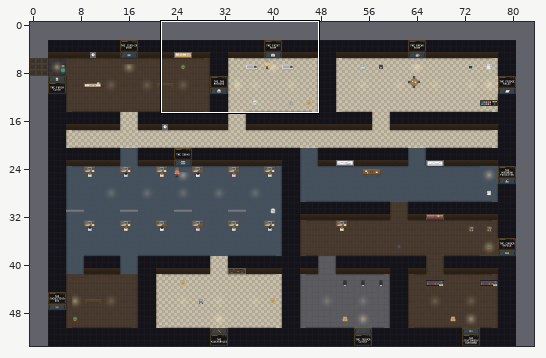
Tiled map (JSON), stored at maps/officefloor.tmj. The picture above shows the old version from afar; the outline marks the close-up.
Close-up. Before the edit:
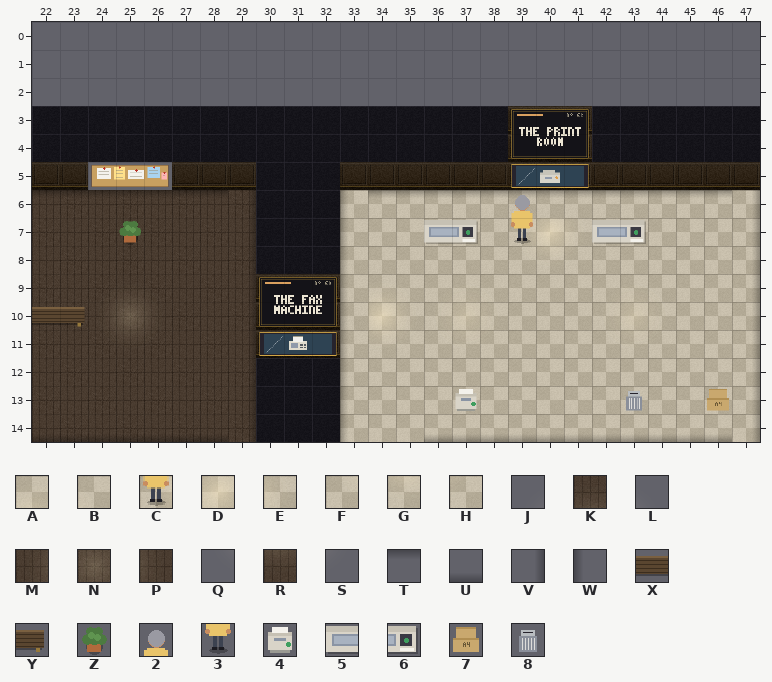
Cells are 32x32 px. Shown: x 22..47, y 0..14. The commit also changed other parts of the map, which this record leaves out.
Key: from "Chunk 1": A 17, B 18, C 19, D 20, E 21, F 22, G 23, H 24, J 25, K 26, L 27, M 28, N 29, P 30, Q 31, R 32, S 33, T 34, U 37, V 40, W 43, X 164, Y 165, Z 166, 2 169, 3 170, 4 193, 5 194, 6 195, 7 198, 8 229.
_ is an empty cell.
Layers that did not change in this view are not listed.
Layer "decor" before, first column x 22:
 0 __________________________
 1 __________________________
 2 __________________________
 3 __________________________
 4 __________________________
 5 __________________________
 6 TTTTTTTV___WTTTTTTTTTTTTTV
 7 _______V___W_____CDE_____V
 8 _______V___W_____FGH_____V
 9 __JKL__V___WABJKL___JKL__V
10 __MNP__V___WDEMNP___MNP__V
11 __QRS__V___WGHQRS___QRS__V
12 _______V___W_____________V
13 _______V___W_____________V
14 UUUUUUUV___W__UUUUUUUUUUUV
Layer "props" before, first column x 22:
 0 __________________________
 1 __________________________
 2 __________________________
 3 __________________________
 4 __________________________
 5 __________________________
 6 _________________2________
 7 ___Z__________56_3__56____
 8 __________________________
 9 __________________________
10 XY________________________
11 __________________________
12 __________________________
13 _______________4_____8__7_
14 __________________________
New version:
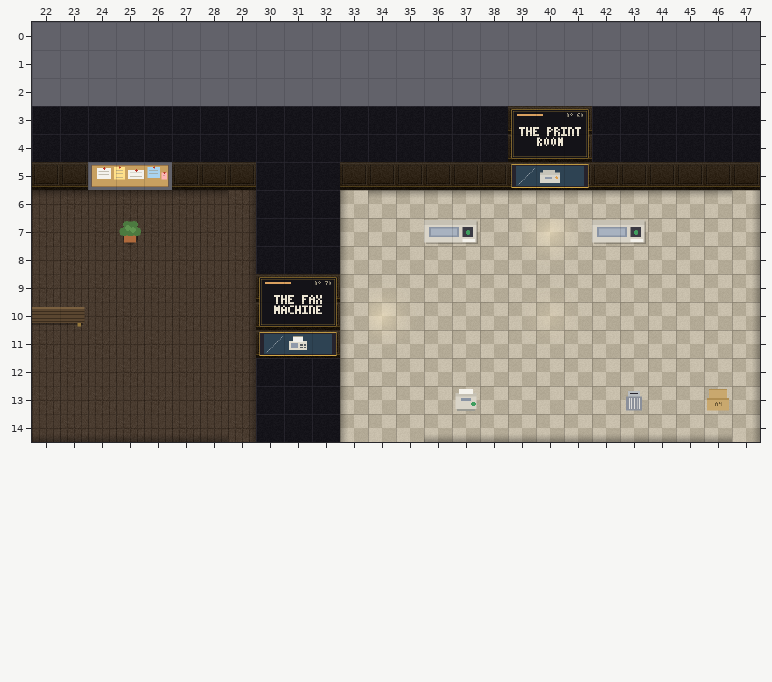
See-through tiles are keyed as they look on the map.
Edits made:
Layer "decor":
The author cleared tile N in row 10 at x 25.
Layer "props":
The author cleared tile 2 in row 6 at x 39.
The author cleared tile 3 in row 7 at x 39.
Pixel boxes of the changes (left, top, right, bottom) in both close-ups:
removed: (511, 195, 533, 244)
removed: (116, 302, 144, 330)
